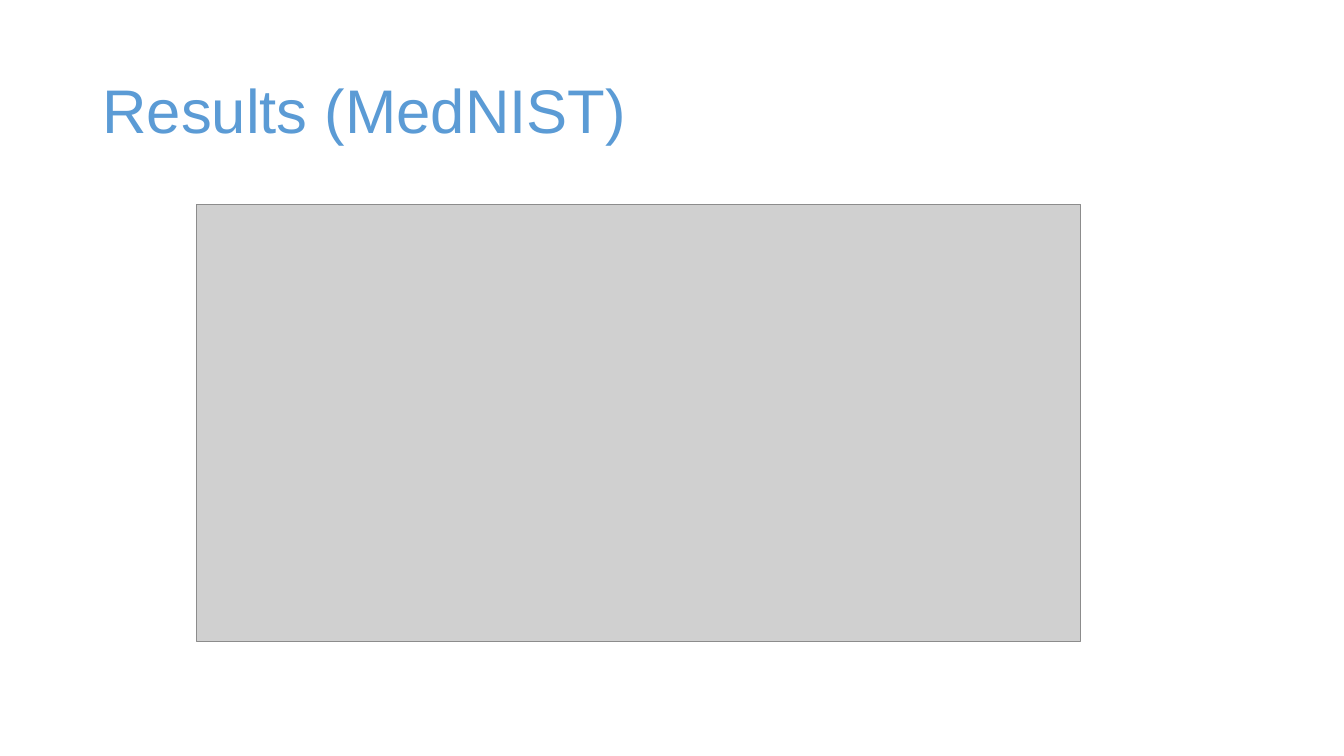
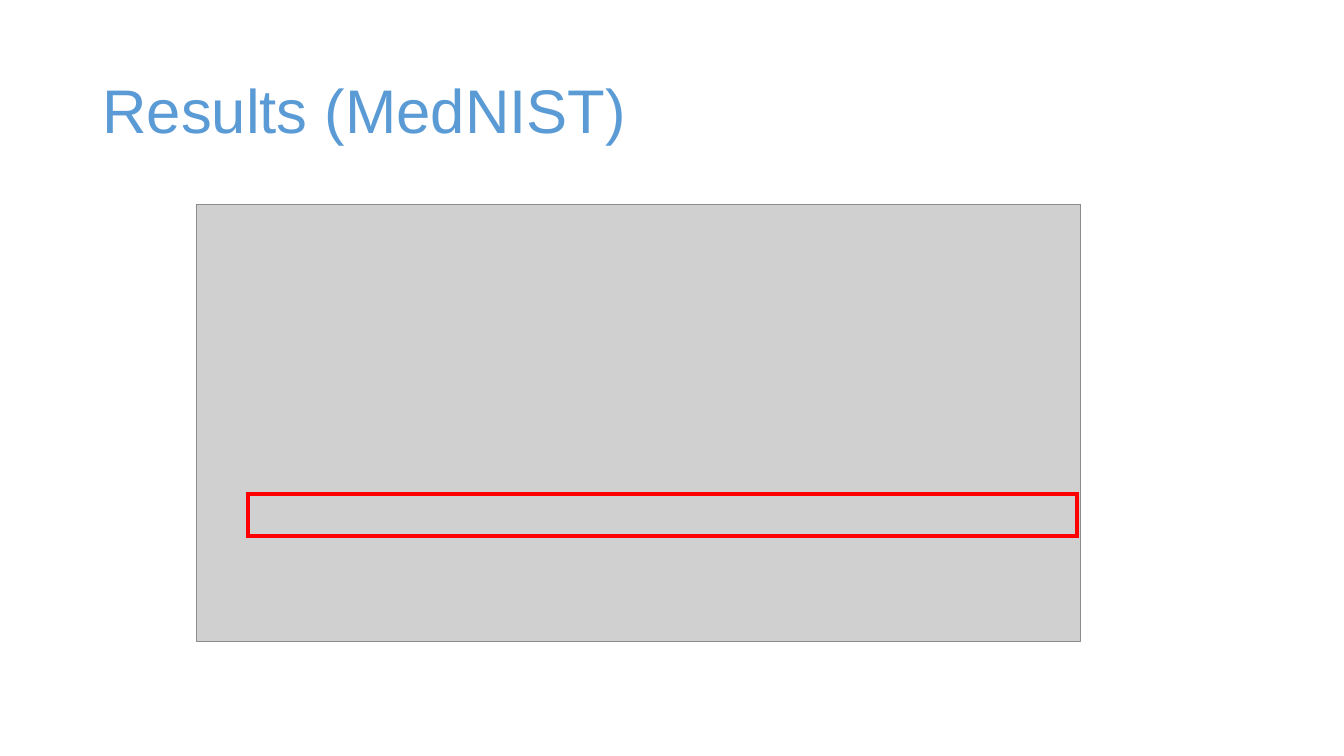
Before and after one commit to marrlab/Recap-Friday, a slide deck: slide 13 of Session 3/Classical medical image recognition.pptx (slide 12 before the commit). Drawn at 1344x756 pixels with LibreOffice and Linux fonts; fonts in the diff are those of the drawing; grey boxes stand for pictures. Boxes give left, top, right and bottom in pixels: in the first picture for what was removed or moved away, otherwise in the second. Text is boxed around its words. In the diff, an @@ line names an element or a change of style, - is before the commit and + after.

```diff
--- a/Session 3/Classical medical image recognition.pptx
+++ b/Session 3/Classical medical image recognition.pptx
@@ rectangle added at (x1=248, y1=494, x2=1078, y2=536), outline #FF0000 3 pt @@
```
Also in this commit, not shown: 2 other slides changed, 2 slides added, 1 slide removed, 3 other files.
